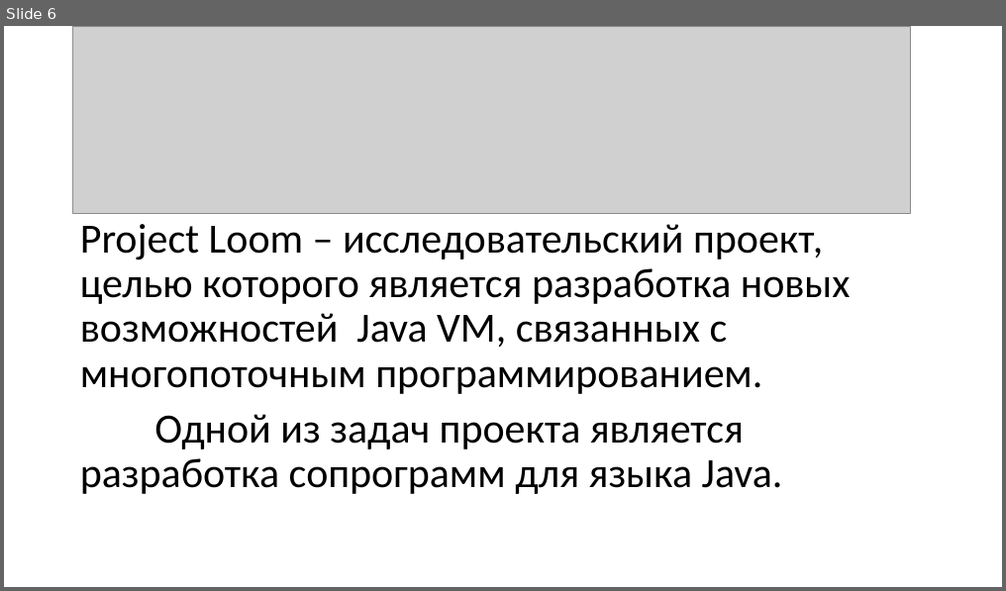
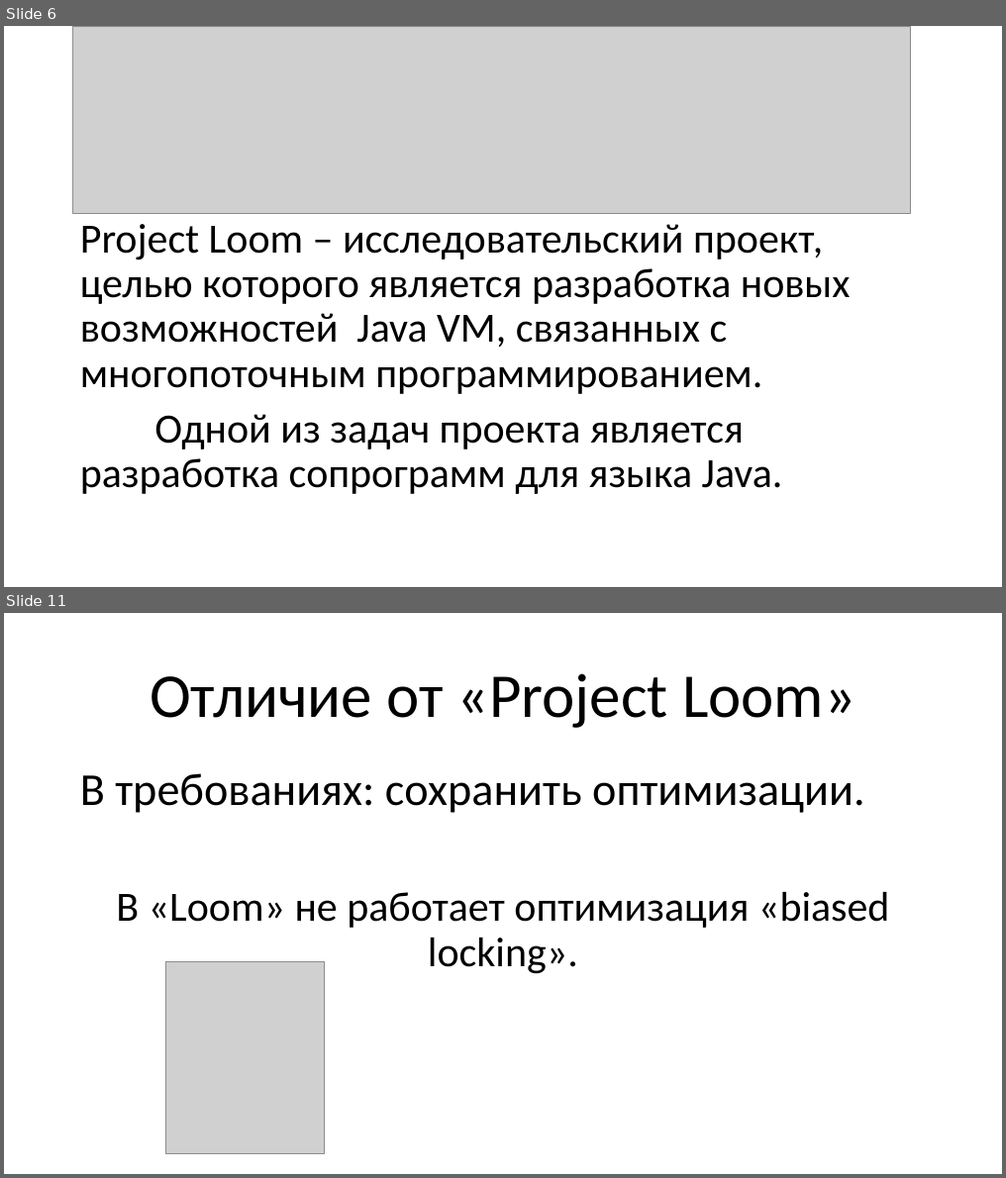
Before and after one commit to epanteleev/bachelor-s-degree, a slide deck: Эффективная реализация сопрограмм в управляемой среде.pptx. Shown one above the other, each under a label of ours: slide 6 before the commit, slides 6 and 11 after it; the slides between them are not shown. The pictures are 1006x591 and 1006x1178 pixels, drawn with LibreOffice and Linux fonts; fonts in the diff are those of the drawing; grey boxes stand for pictures. Boxes give left, top, right and bottom in pixels: in the first picture for what was removed or moved away, otherwise in the second. Text is boxed around its words. In the diff, an @@ line names an element or a change of style, - is before the commit and + after.

```diff
--- a/Эффективная реализация сопрограмм в управляемой среде.pptx
+++ b/Эффективная реализация сопрограмм в управляемой среде.pptx
@@ slide 11 added at box(4, 613, 1002, 1174), background #FFFFFF @@
@@ title added at box(150, 673, 856, 728), 60 pt, text #000000 @@
+Отличие от «Project Loom»
@@ text added at box(80, 773, 890, 974), 40 pt, text #000000 @@
+В требованиях: сохранить оптимизации.
+В «Loom» не работает оптимизация «biased locking».
@@ picture added at box(165, 962, 325, 1155) @@
```
Also in this commit, not shown: 3 slides changed, 2 other slides added.
